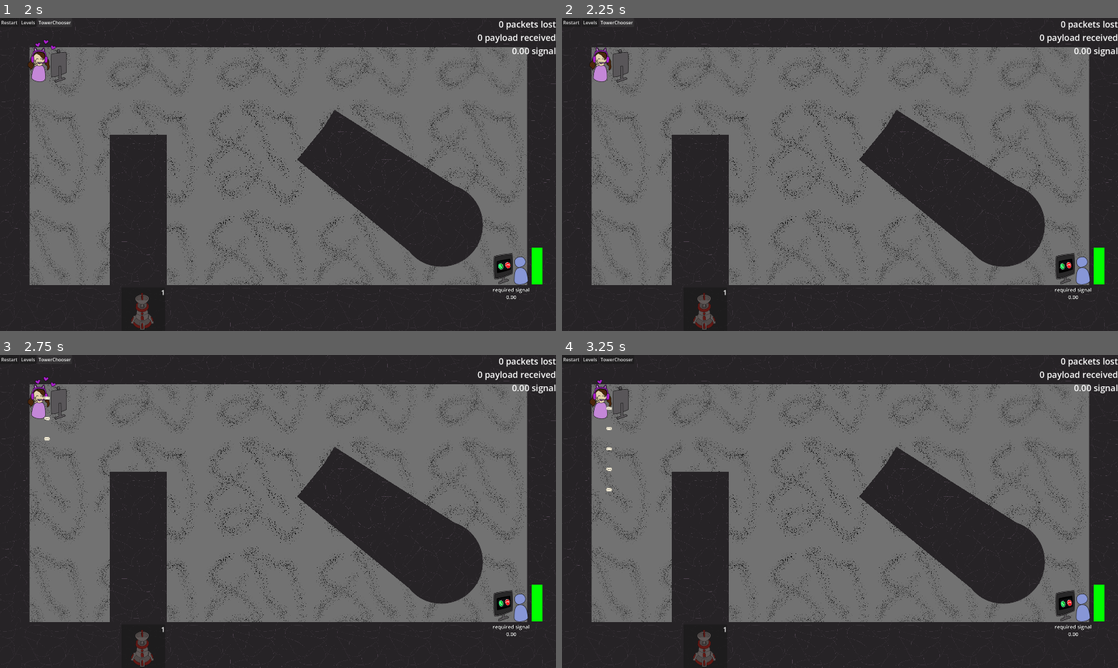
Above: before the commit, frames 1-4 (two rows, left to right).
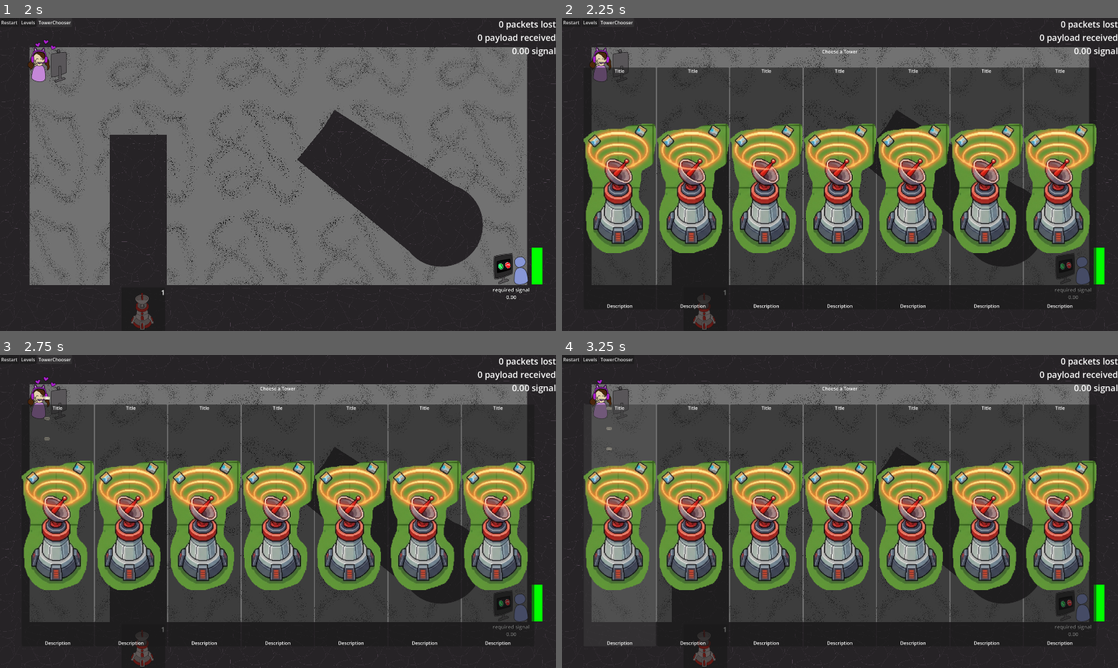
Above: after the commit, the same moments.

Repository: ryupold/ld59
Game: Godot game, scene res://scenes/main.tscn
The game is run twice, just before and just after one commit, with the same random seed, the same clock (stepped at 60 frames per second) and the same inputs. The engine's default icon, where the game draws it, is replaced by a stand-in: a white triangle on a blue panel in a dark square.
Inputs (mouse positions are in pixels of both pictures, inside the frame that each line leads up to):
- Up to frame 1 (2 s): click (144, 309) at 0.5 s; click "Restart" at 1.25 s
- Up to frame 2 (2.25 s): click "TowerChooser" at 2 s
- Up to frame 3 (2.75 s): no input
- Up to frame 4 (3.25 s): click (617, 524) at 2.77 s

Frame 1 is identical in both runs. In frame 2, 57% of the frame differs, in the area x 3-97%, y 10-94%; in frame 3, 57%; in frame 4, 56%.

Commit message:
Add TowerChooser without functionality

Diff:
--- a/ld59-game/hud/hud.gd
+++ b/ld59-game/hud/hud.gd
@@ -2,8 +2,11 @@
 
 @export var button: Button
 @export var buttonSelector: Button
+@export var buttonChooser: Button
 @export var levelSelector: LevelSelectorCanvasItem
+@export var towerChooser: TowerChooserCanvasItem
 
 func _ready() -> void:
 	button.pressed.connect(GameState.restartLevel)
 	buttonSelector.pressed.connect(levelSelector.toggleSelector)
+	buttonChooser.pressed.connect(towerChooser.toggleRandom)
--- a/ld59-game/hud/hud.tscn
+++ b/ld59-game/hud/hud.tscn
@@ -4,16 +4,18 @@
 [ext_resource type="Script" uid="uid://dobvu0txxlu5l" path="res://hud/hud.gd" id="1_318vg"]
 [ext_resource type="PackedScene" uid="uid://dmoygirrjplv2" path="res://hud/inventory/inventory.tscn" id="2_2gk58"]
 [ext_resource type="PackedScene" uid="uid://b0blgpnq2do5u" path="res://hud/level_selector/level_selector.tscn" id="4_w8tcp"]
+[ext_resource type="PackedScene" uid="uid://bfitb4kywy6li" path="res://hud/tower_chooser/tower_chooser.tscn" id="5_svhta"]
 
 [sub_resource type="LabelSettings" id="LabelSettings_6ca3a"]
 font_size = 30
 
-[node name="HUD" type="CanvasLayer" unique_id=114495 node_paths=PackedStringArray("button", "buttonSelector", "buttonChooser", "levelSelector")]
+[node name="HUD" type="CanvasLayer" unique_id=114495 node_paths=PackedStringArray("button", "buttonSelector", "buttonChooser", "levelSelector", "towerChooser")]
 script = ExtResource("1_318vg")
 button = NodePath("MenuBar/Button")
 buttonSelector = NodePath("MenuBar/ButtonSelector")
 buttonChooser = NodePath("MenuBar/ButtonChooser")
 levelSelector = NodePath("LevelSelector")
+towerChooser = NodePath("TowerChooser")
 
 [node name="debug" type="VBoxContainer" parent="." unique_id=1206069560]
 anchors_preset = 1
@@ -65,9 +67,7 @@
 grow_horizontal = 1
 grow_vertical = 1
 
-[node name="TowerChooser" type="VBoxContainer" parent="." unique_id=1591230774]
-offset_right = 40.0
-offset_bottom = 40.0
+[node name="TowerChooser" parent="." unique_id=1730327705 instance=ExtResource("5_svhta")]
 
 [node name="MenuBar" type="HBoxContainer" parent="." unique_id=1458396715]
 offset_right = 125.0
--- /dev/null
+++ b/ld59-game/hud/tower_chooser/chooser_canvas_item/chooser_canvas_item.gd
@@ -0,0 +1,6 @@
+class_name ChooserCanvasItem extends Button
+
+@export var resource: TowerResource
+@export var nameLabel: Label
+@export var texture: TextureRect
+@export var descriptionLabel: Label
--- /dev/null
+++ b/ld59-game/hud/tower_chooser/chooser_canvas_item/chooser_canvas_item.tscn
@@ -0,0 +1,41 @@
+[gd_scene format=3 uid="uid://donbnyhv7bjk8"]
+
+[ext_resource type="Script" uid="uid://bxhsij8nslbop" path="res://hud/tower_chooser/chooser_canvas_item/chooser_canvas_item.gd" id="1_xbmby"]
+[ext_resource type="Texture2D" uid="uid://cd5g4nwj3kgu6" path="res://concepts/antigravity-tower.png" id="2_ya6it"]
+
+[node name="ChooserCanvasItem" type="Button" unique_id=996011013 node_paths=PackedStringArray("nameLabel", "texture", "descriptionLabel")]
+anchors_preset = 15
+anchor_right = 1.0
+anchor_bottom = 1.0
+grow_horizontal = 2
+grow_vertical = 2
+size_flags_horizontal = 3
+size_flags_vertical = 3
+script = ExtResource("1_xbmby")
+nameLabel = NodePath("HBoxContainer/Name")
+texture = NodePath("HBoxContainer/TextureRect")
+descriptionLabel = NodePath("HBoxContainer/Description")
+
+[node name="HBoxContainer" type="VBoxContainer" parent="." unique_id=385312756]
+layout_mode = 1
+anchors_preset = 15
+anchor_right = 1.0
+anchor_bottom = 1.0
+grow_horizontal = 2
+grow_vertical = 2
+
+[node name="Name" type="Label" parent="HBoxContainer" unique_id=524946820]
+layout_mode = 2
+text = "Title"
+horizontal_alignment = 1
+
+[node name="TextureRect" type="TextureRect" parent="HBoxContainer" unique_id=459377824]
+layout_mode = 2
+size_flags_vertical = 3
+texture = ExtResource("2_ya6it")
+stretch_mode = 5
+
+[node name="Description" type="Label" parent="HBoxContainer" unique_id=641198583]
+layout_mode = 2
+text = "Description"
+horizontal_alignment = 1
--- /dev/null
+++ b/ld59-game/hud/tower_chooser/tower_chooser.gd
@@ -0,0 +1,22 @@
+class_name TowerChooserCanvasItem extends VBoxContainer
+
+@export var chooserCanvasItem: PackedScene = preload("res://hud/tower_chooser/chooser_canvas_item/chooser_canvas_item.tscn")
+@export var buttonParent: Control
+
+func _ready() -> void:
+	updateTowers()
+
+func toggleRandom() -> void:
+	updateTowers()
+	if visible:
+		hide()
+	else:
+		show()
+
+func updateTowers() -> void:
+	for child in buttonParent.get_children():
+		child.queue_free()
+	for resource in GameState.allTowers.towers:
+		var canvasItem: ChooserCanvasItem = chooserCanvasItem.instantiate()
+		canvasItem.resource = resource
+		buttonParent.add_child(canvasItem)
--- /dev/null
+++ b/ld59-game/hud/tower_chooser/tower_chooser.tscn
@@ -0,0 +1,49 @@
+[gd_scene format=3 uid="uid://bfitb4kywy6li"]
+
+[ext_resource type="Script" uid="uid://cjb8dllsp457l" path="res://hud/tower_chooser/tower_chooser.gd" id="1_lsxog"]
+[ext_resource type="PackedScene" uid="uid://donbnyhv7bjk8" path="res://hud/tower_chooser/chooser_canvas_item/chooser_canvas_item.tscn" id="2_ysjly"]
+
+[node name="TowerChooser" type="VBoxContainer" unique_id=1730327705 node_paths=PackedStringArray("buttonParent")]
+visible = false
+anchors_preset = 15
+anchor_right = 1.0
+anchor_bottom = 1.0
+grow_horizontal = 2
+grow_vertical = 2
+script = ExtResource("1_lsxog")
+buttonParent = NodePath("MarginContainer/HContainer")
+
+[node name="HSeparator" type="HSeparator" parent="." unique_id=98998808]
+layout_mode = 2
+theme_override_constants/separation = 100
+
+[node name="Label" type="Label" parent="." unique_id=1365060528]
+layout_mode = 2
+text = "Choose a Tower"
+horizontal_alignment = 1
+
+[node name="MarginContainer" type="MarginContainer" parent="." unique_id=1181068199]
+layout_mode = 2
+size_flags_vertical = 3
+theme_override_constants/margin_left = 75
+theme_override_constants/margin_top = 40
+theme_override_constants/margin_right = 75
+theme_override_constants/margin_bottom = 75
+
+[node name="HContainer" type="HBoxContainer" parent="MarginContainer" unique_id=1945907053]
+layout_mode = 2
+
+[node name="ChooserCanvasItem" parent="MarginContainer/HContainer" unique_id=712901066 instance=ExtResource("2_ysjly")]
+layout_mode = 2
+
+[node name="ChooserCanvasItem2" parent="MarginContainer/HContainer" unique_id=813532095 instance=ExtResource("2_ysjly")]
+layout_mode = 2
+
+[node name="ChooserCanvasItem3" parent="MarginContainer/HContainer" unique_id=1087642821 instance=ExtResource("2_ysjly")]
+layout_mode = 2
+
+[node name="ChooserCanvasItem4" parent="MarginContainer/HContainer" unique_id=1315929955 instance=ExtResource("2_ysjly")]
+layout_mode = 2
+
+[node name="ChooserCanvasItem5" parent="MarginContainer/HContainer" unique_id=142999678 instance=ExtResource("2_ysjly")]
+layout_mode = 2
Not shown, added: ld59-game/hud/tower_chooser/chooser_canvas_item/chooser_canvas_item.gd.uid
Not shown, added: ld59-game/hud/tower_chooser/tower_chooser.gd.uid
